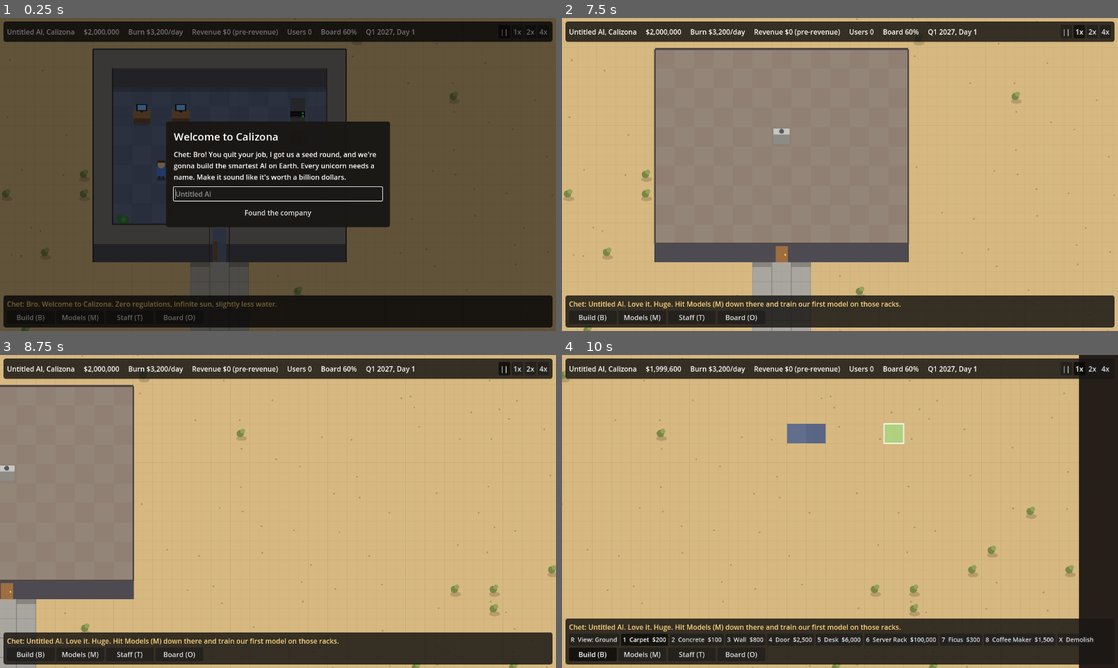
Above: before the commit, frames 1-4 (two rows, left to right).
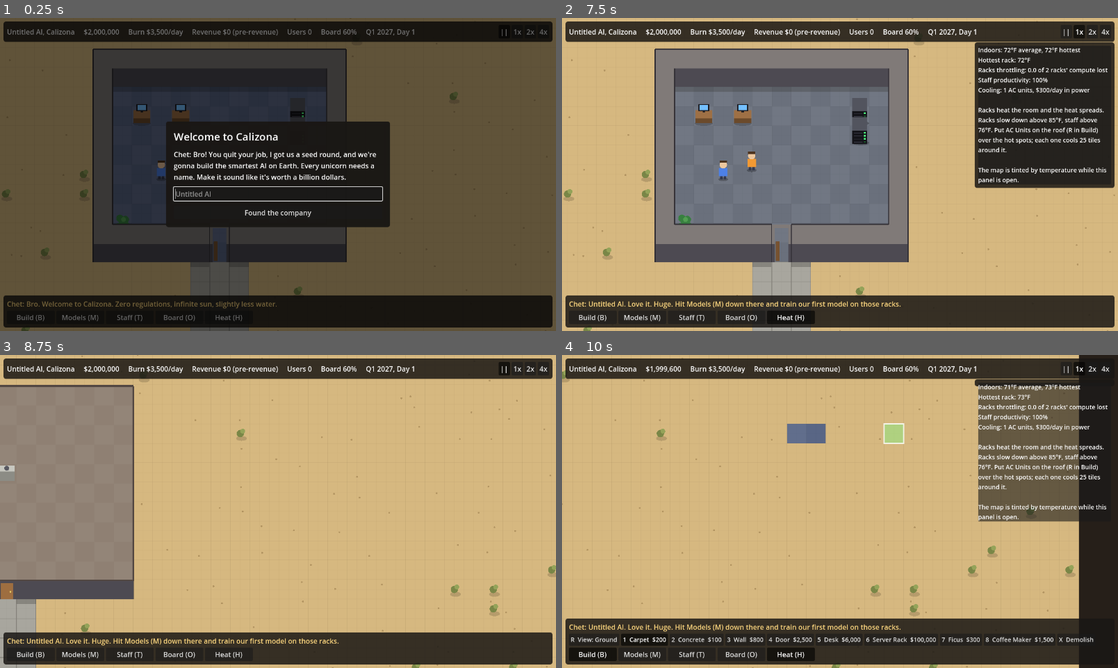
Above: after the commit, the same moments.

Repository: noahmvanderpol-source/AiTycoon
Game: Godot game, scene res://scenes/main.tscn
The game is run twice, just before and just after one commit, with the same random seed, the same clock (stepped at 60 frames per second) and the same inputs.
Inputs (mouse positions are in pixels of both pictures, inside the frame that each line leads up to):
- Up to frame 1 (0.25 s): no input
- Up to frame 2 (7.5 s): click "||" at 0.5 s; click "1x" at 1.25 s; click "2x" at 2 s; click "4x" at 2.75 s; click "Build (B)" at 3.5 s; click "Models (M)" at 4.25 s; click "Staff (T)" at 5 s; click "Board (O)" at 5.75 s; click "Found the company" at 6.5 s; click (789, 318) at 7.25 s, where only the run after the commit has a clickable "Heat (H)"
- Up to frame 3 (8.75 s): tap Enter at 8 s; move the mouse to (400, 495) at 8.02 s; hold D from 8.03 s (still down); tap H at 8.1 s; click (400, 495) at 8.17 s; tap Space at 8.27 s
- Up to frame 4 (10 s): release D at 8.75 s; drag from (728, 527) to (812, 574) at 8.77 s; tap Space at 9.5 s; move the mouse to (895, 442) at 9.52 s; hold D from 9.53 s (still down); tap B at 9.6 s; click (895, 442) at 9.67 s; tap H at 9.8 s

The runs differ from the first frame. In frame 1, less than 0.1% of the frame differs, in the area x 28-44%, y 3-97%; in frame 2, 33%, in the area x 16-100%, y 3-98%; in frame 3, less than 0.1%; in frame 4, 8.9%.

Commit message:
Add heat, AC cooling and worker productivity
Racks heat their tile, heat spreads between indoor tiles and walls insulate,
so an uncooled server room keeps heating up. Hot racks throttle compute and
hot staff lose productivity. Rooftop AC Units cool the tiles around them for
$300/day in power. A Heat (H) panel tints the map by temperature.

Co-Authored-By: Claude Opus 5.5 (1M context) <noreply@anthropic.com>
Claude-Session: https://claude.ai/code/session_01C5t3g3TrsSxHeSRhu4wNp7

Diff:
--- a/scripts/main.gd
+++ b/scripts/main.gd
@@ -17,6 +17,26 @@
 const SEVERANCE_DAYS := 5
 const RACK_POWER_PER_DAY := 400
 const SOLAR_SAVING := 60  # each rooftop solar panel knocks this off the rack power bill
+# Heat. Every indoor tile has a temperature in Fahrenheit (this is America, bro).
+# Racks heat their tile, heat spreads to neighbors, walls insulate, and buildings only
+# leak a little back toward room temperature, so a hot room keeps getting hotter.
+const INDOOR_TEMP := 72.0
+const OUTDOOR_TEMP := 95.0  # Calizona, in the shade, of which there is none
+const MAX_TEMP := 150.0
+const HEAT_STEPS_PER_DAY := 8
+const RACK_HEAT := 5.0  # degrees added to a rack's tile each heat step
+const HEAT_SPREAD := 0.2  # share of the difference that flows to each neighbor per step
+const HEAT_LEAK := 0.01  # how fast a building drifts back to room temperature on its own
+const RACK_SAFE_TEMP := 85.0  # racks throttle above this
+const RACK_THROTTLE := 0.015  # compute lost per degree over, down to RACK_MIN_OUTPUT
+const RACK_MIN_OUTPUT := 0.2
+const COMFORT_TEMP := 76.0  # staff slow down above this
+const HEAT_PRODUCTIVITY_LOSS := 0.02  # productivity lost per degree over, down to 20%
+# Cooling equipment. Each one pulls the tiles within `radius` toward `target` by `pull`
+# per heat step and costs `power` a day. New coolers (heat pumps, water cooling) go here.
+const COOLERS := {
+	"ac": {"radius": 2, "target": 64.0, "pull": 0.2, "power": 300},
+}
 const REVENUE_PER_USER := 0.05  # dollars per user per day
 const WIN_CAPABILITY := 100
 
@@ -96,6 +116,8 @@
 	"Users are revenue. Revenue is users. I learned that at Stanford. Well, near Stanford.",
 	"Right-click demolishes stuff. Like the old office culture. Disrupted.",
 	"Every door is an open door policy if you think about it.",
+	"Racks run hot, bro. Hot racks throttle, hot people sweat. Heat (H) shows where it's cooking.",
+	"AC Units turn money into cold. Very inefficiently. It's Calizona, we don't have a choice.",
 ]
 
 var floor_tiles := {}  # Vector2i -> "carpet" / "concrete"
@@ -130,6 +152,9 @@
 const LEVELS := ["Ground", "Roof"]
 var view_level := 0
 var roof_objects := {}  # Vector2i -> "solar" / "ac", things built on roofs
+var heat := {}  # indoor tile Vector2i -> temperature; anywhere else is OUTDOOR_TEMP
+var _heat_timer := 0.0
+var _heat_warned := false
 var buildings := []  # [{tiles: {Vector2i: true}, alpha}] each enclosed room gets a roof
 var staff := []  # [{name, role, job, salary, pos, path, wait, seat, spot, working, label}]
 var astar := AStarGrid2D.new()
@@ -159,6 +184,7 @@
 	{"id": "models", "name": "Models", "key": KEY_M, "tab": 0},
 	{"id": "staff", "name": "Staff", "key": KEY_T, "tab": 1},
 	{"id": "board", "name": "Board", "key": KEY_O, "tab": 2},
+	{"id": "heat", "name": "Heat", "key": KEY_H, "tab": 3},
 ]
 var models_label: Label
 var train_label: Label
@@ -170,6 +196,7 @@
 var board_bar: ProgressBar
 var board_target_label: Label
 var board_members_label: Label
+var heat_label: Label
 var modal: Control  # the open pop-up, if any; the game pauses under it
 var modal_button: Button
 var _speed_before_modal := 1
@@ -310,6 +337,7 @@
 	_build_models_tab()
 	_build_staff_tab()
 	_build_board_tab()
+	_build_heat_tab()
 
 	cost_label = Label.new()
 	cost_label.add_theme_color_override("font_outline_color", Color.BLACK)
@@ -439,8 +467,8 @@
 			status = "Heading to work"
 		elif JOBS[s.job].at != "":
 			status = "Needs a free %s" % ("desk" if JOBS[s.job].at == "desk" else "server rack")
-		s.label.text = "%s, %s\n%s" % [s.name, ROLES[s.role].name, status]
-	staff_label.text = "%d staff, payroll %s/day\nWorking now: Research %.1f, Engineering %.1f, Growth %.1f" % [
+		s.label.text = "%s, %s, %d%%\n%s" % [s.name, ROLES[s.role].name, int(s.productivity * 100.0), status]
+	staff_label.text = "%d staff, payroll %s/day\nPercent is productivity (heat lowers it)\nWorking now: Research %.1f, Engineering %.1f, Growth %.1f" % [
 		staff.size(), _money(payroll), _workforce("research"), _workforce("engineering"), _workforce("growth")]
 
 
@@ -473,6 +501,42 @@
 		lines.append("%s, %s" % [m.name, m.seat])
 	board_members_label.text = "Mood: %s\n\n%s\n\nHit a target: +15. Miss: -25. At 0%% you're fired. Run out of money and you're fired faster." % [
 		mood, "\n".join(lines)]
+
+
+func _build_heat_tab() -> void:
+	var box := _tab_box("Heat")
+	heat_label = _wrap_label(box)
+
+
+func _update_heat_tab() -> void:
+	var hottest := 0.0
+	var worst_rack := 0.0
+	for t in objects:
+		if objects[t] == "rack":
+			worst_rack = maxf(worst_rack, _temp(t))
+	var total := 0.0
+	for t in heat:
+		total += heat[t]
+		hottest = maxf(hottest, heat[t])
+	var avg := INDOOR_TEMP if heat.is_empty() else total / heat.size()
+	var prod := 0.0
+	for s in staff:
+		prod += s.productivity
+	prod = 1.0 if staff.is_empty() else prod / staff.size()
+	var coolers := 0
+	var cool_power := 0
+	for t in roof_objects:
+		if COOLERS.has(roof_objects[t]):
+			coolers += 1
+			cool_power += COOLERS[roof_objects[t]].power
+	var lost := _racks() - _rack_compute()
+	heat_label.text = ("Indoors: %d°F average, %d°F hottest\nHottest rack: %d°F\nRacks throttling: %.1f of %d racks' compute lost\n"
+		+ "Staff productivity: %d%%\nCooling: %d AC units, %s/day in power\n\n"
+		+ "Racks heat the room and the heat spreads. Racks slow down above %d°F, staff above %d°F. "
+		+ "Put AC Units on the roof (R in Build) over the hot spots; each one cools %d tiles around it.\n\n"
+		+ "The map is tinted by temperature while this panel is open.") % [
+		avg, hottest, worst_rack, lost, _racks(), int(prod * 100.0), coolers, _money(cool_power),
+		RACK_SAFE_TEMP, COMFORT_TEMP, (COOLERS.ac.radius * 2 + 1) * (COOLERS.ac.radius * 2 + 1)]
 
 
 # A centered pop-up that pauses the game until its button is pressed.
@@ -601,6 +665,7 @@
 	_update_models_tab()
 	_update_staff_tab()
 	_update_board_tab()
+	_update_heat_tab()
 
 
 func _num(v: int) -> String:
@@ -633,6 +698,10 @@
 	while _day_timer >= SECONDS_PER_DAY and not modal and not game_over:
 		_day_timer -= SECONDS_PER_DAY
 		_new_day()
+	_heat_timer += delta * speed
+	while _heat_timer >= SECONDS_PER_DAY / HEAT_STEPS_PER_DAY and not modal and not game_over:
+		_heat_timer -= SECONDS_PER_DAY / HEAT_STEPS_PER_DAY
+		_tick_heat()
 	_tip_timer += delta
 	if _tip_timer > 15.0:
 		_tip = (_tip + 1) % CHET_TIPS.size()
@@ -644,7 +713,7 @@
 		paint_tiles[_cursor()] = true
 	_update_staff(delta * maxf(speed, 0.0))
 	for bld in buildings:  # roofs fade out while the mouse is inside the building
-		var hide: bool = view_level == 0 and bld.tiles.has(hover)
+		var hide: bool = view_level == 0 and (bld.tiles.has(hover) or _heat_view())
 		bld.alpha = move_toward(bld.alpha, 0.0 if hide else 1.0, delta * 5.0)
 	_update_hud()
 	_update_cost_label()
@@ -854,8 +923,12 @@
 	var payroll := 0
 	for s in staff:
 		payroll += s.salary
+	var power := _racks() * RACK_POWER_PER_DAY
+	for t in roof_objects:
+		if COOLERS.has(roof_objects[t]):
+			power += COOLERS[roof_objects[t]].power
 	var solar := roof_objects.values().count("solar") * SOLAR_SAVING
-	return payroll + maxi(_racks() * RACK_POWER_PER_DAY - solar, 0)
+	return payroll + maxi(power - solar, 0)
 
 
 # --- Models, users and rivals ------------------------------------------------
@@ -882,9 +955,21 @@
 	return n
 
 
-# Each engineer tending a rack adds half a rack's worth of compute.
+# Each engineer tending a rack adds half a rack's worth of compute. Hot racks throttle.
 func _compute_per_day() -> float:
-	return _racks() + 0.5 * _workforce("engineering")
+	return _rack_compute() + 0.5 * _workforce("engineering")
+
+
+func _rack_compute() -> float:
+	var c := 0.0
+	for t in objects:
+		if objects[t] == "rack":
+			c += _rack_output(t)
+	return c
+
+
+func _rack_output(t: Vector2i) -> float:
+	return clampf(1.0 - (_temp(t) - RACK_SAFE_TEMP) * RACK_THROTTLE, RACK_MIN_OUTPUT, 1.0)
 
 
 # Researchers make every unit of compute count for more.
@@ -1075,7 +1160,7 @@
 			job = j
 	staff.append({"name": name, "role": role, "job": job, "salary": salary, "pos": pos,
 		"path": PackedVector2Array(), "wait": rng.randf_range(0.5, 2.0), "seat": NO_SEAT,
-		"spot": NO_SEAT, "working": false, "label": null})
+		"spot": NO_SEAT, "working": false, "label": null, "productivity": 1.0})
 
 
 func _hire(role: String) -> void:
@@ -1113,7 +1198,7 @@
 	var n := 0.0
 	for s in staff:
 		if s.working and s.job == job:
-			n += 1.0 if s.role == JOBS[job].role else 0.5
+			n += (1.0 if s.role == JOBS[job].role else 0.5) * s.productivity
 	return n
 
 
@@ -1174,6 +1259,71 @@
 		s.pos = s.pos.move_toward(target, 60.0 * delta)
 		if s.pos.distance_to(target) < 0.5:
 			s.path.remove_at(0)
+
+
+# --- Heat -------------------------------------------------------------------
+
+func _temp(t: Vector2i) -> float:
+	return heat.get(t, OUTDOOR_TEMP)
+
+
+func _heat_view() -> bool:
+	return side_panel.visible and tabs.current_tab == 3
+
+
+func _tick_heat() -> void:
+	for t in objects:
+		if objects[t] == "rack" and heat.has(t):
+			heat[t] += RACK_HEAT
+	for t in roof_objects:
+		if not COOLERS.has(roof_objects[t]):
+			continue
+		var c: Dictionary = COOLERS[roof_objects[t]]
+		for dx in range(-c.radius, c.radius + 1):
+			for dy in range(-c.radius, c.radius + 1):
+				var n: Vector2i = t + Vector2i(dx, dy)
+				if heat.has(n) and heat[n] > c.target:
+					heat[n] += (c.target - heat[n]) * c.pull
+	# Spread: each tile trades heat with its indoor neighbors. Walls don't conduct.
+	var next := {}
+	for t in heat:
+		var v: float = heat[t]
+		for d in [Vector2i.UP, Vector2i.DOWN, Vector2i.LEFT, Vector2i.RIGHT]:
+			if heat.has(t + d):
+				v += (heat[t + d] - heat[t]) * HEAT_SPREAD
+		v += (INDOOR_TEMP - v) * HEAT_LEAK
+		next[t] = minf(v, MAX_TEMP)
+	heat = next
+	for s in staff:
+		# Productivity starts at 100%. Heat takes a cut; break rooms and the like can add to it later.
+		var over := _temp(Vector2i((s.pos / TILE).floor())) - COMFORT_TEMP
+		s.productivity = clampf(1.0 - maxf(over, 0.0) * HEAT_PRODUCTIVITY_LOSS, 0.2, 1.0)
+	if not _heat_warned:
+		for t in objects:
+			if objects[t] == "rack" and _temp(t) > RACK_SAFE_TEMP + 10.0:
+				_heat_warned = true
+				_chet("Bro, the server room is %d degrees. The racks are thermal throttling. Put an AC Unit on the roof over them. Heat (H) shows the hot spots." % _temp(t))
+				break
+
+
+func _heat_color(f: float) -> Color:
+	# Blue when cool, clear around room temperature, then orange and red.
+	if f < INDOOR_TEMP:
+		return Color(0.3, 0.6, 1.0, clampf((INDOOR_TEMP - f) / 10.0, 0.0, 1.0) * 0.4)
+	var k := clampf((f - INDOOR_TEMP) / 40.0, 0.0, 1.0)
+	return Color(1.0, 0.8 - 0.6 * k, 0.2, 0.1 + 0.45 * k)
+
+
+func _draw_heat_tint() -> void:
+	for t in heat:
+		draw_rect(Rect2(Vector2(t) * TILE, Vector2(TILE, TILE)), _heat_color(heat[t]))
+
+
+func _draw_rack_temps() -> void:
+	for t in objects:
+		if objects[t] == "rack" and _rack_output(t) < 1.0:
+			draw_string(ThemeDB.fallback_font, Vector2(t) * TILE + Vector2(2, -26), "%d%%" % int(_rack_output(t) * 100.0),
+				HORIZONTAL_ALIGNMENT_LEFT, -1, 11, Color(1, 0.35, 0.3))
 
 
 # --- Roofs ------------------------------------------------------------------
@@ -1228,6 +1378,12 @@
 				if o.tiles.has(start):
 					alpha = o.alpha
 			buildings.append({"tiles": tiles, "alpha": alpha})
+	var indoor := {}
+	for bld in buildings:
+		for t in bld.tiles:
+			if wall_tiles.get(t) != "wall":
+				indoor[t] = heat.get(t, INDOOR_TEMP)  # new rooms start at room temperature
+	heat = indoor
 	for t in roof_objects.keys():  # the roof came down, and so did whatever was on it
 		if not _roofed(t):
 			money += int(_tool_by_id(roof_objects[t]).cost / 2)
@@ -1326,6 +1482,9 @@
 		draw_line(Vector2(x, a.y) * TILE, Vector2(x, b.y) * TILE, grid)
 	for y in range(a.y, b.y + 1):
 		draw_line(Vector2(a.x, y) * TILE, Vector2(b.x, y) * TILE, grid)
+
+	if _heat_view():
+		_draw_heat_tint()  # on the floor, under walls and furniture
 
 	# Three-quarter view: things have height and are drawn back-to-front, row by row,
 	# so anything further south overlaps what's behind it.
@@ -1356,6 +1515,8 @@
 				_draw_door(item)
 			else:
 				call("_draw_" + objects[item], Vector2(item) * TILE, item)
+	if _heat_view():
+		_draw_rack_temps()
 	for bld in buildings:
 		_draw_roof(bld)
 	_draw_preview()
@@ -1469,6 +1630,9 @@
 	# At a desk they sit down behind it, so the desk (drawn after) hides their legs.
 	var pos: Vector2 = s.pos + (Vector2(0, 10) if at_desk else Vector2.ZERO)
 	_draw_person(pos, ROLES[s.role].shirt)
+	if s.productivity < 0.9:  # sweating
+		var drip := fmod(_time * 1.5 + s.pos.x, 1.0) * 6.0
+		draw_circle(pos + Vector2(-9, -24 + drip), 2.0, Color(0.5, 0.8, 1.0))
 	if s.working:
 		# A little "busy" bubble with dots that tick along.
 		var c := pos + Vector2(10, -38)
